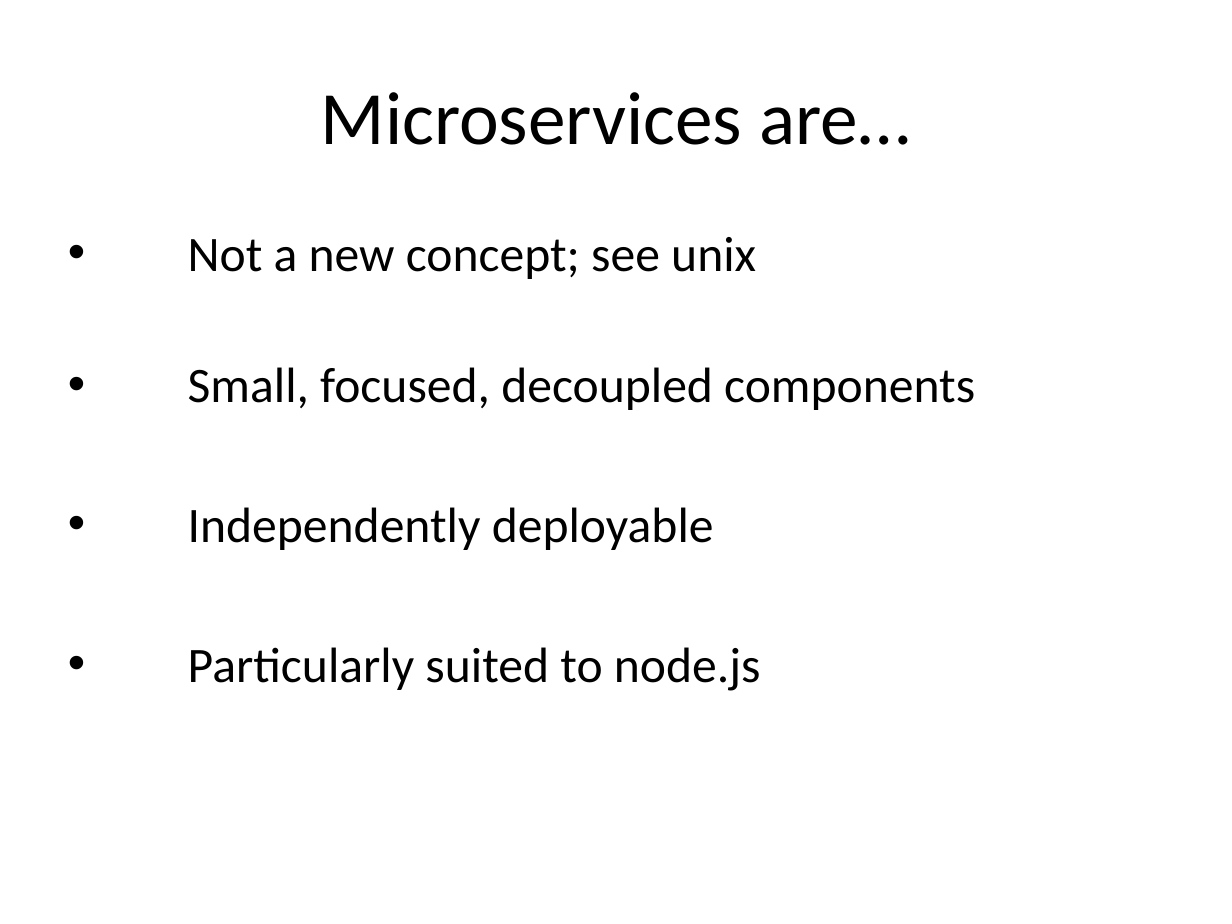
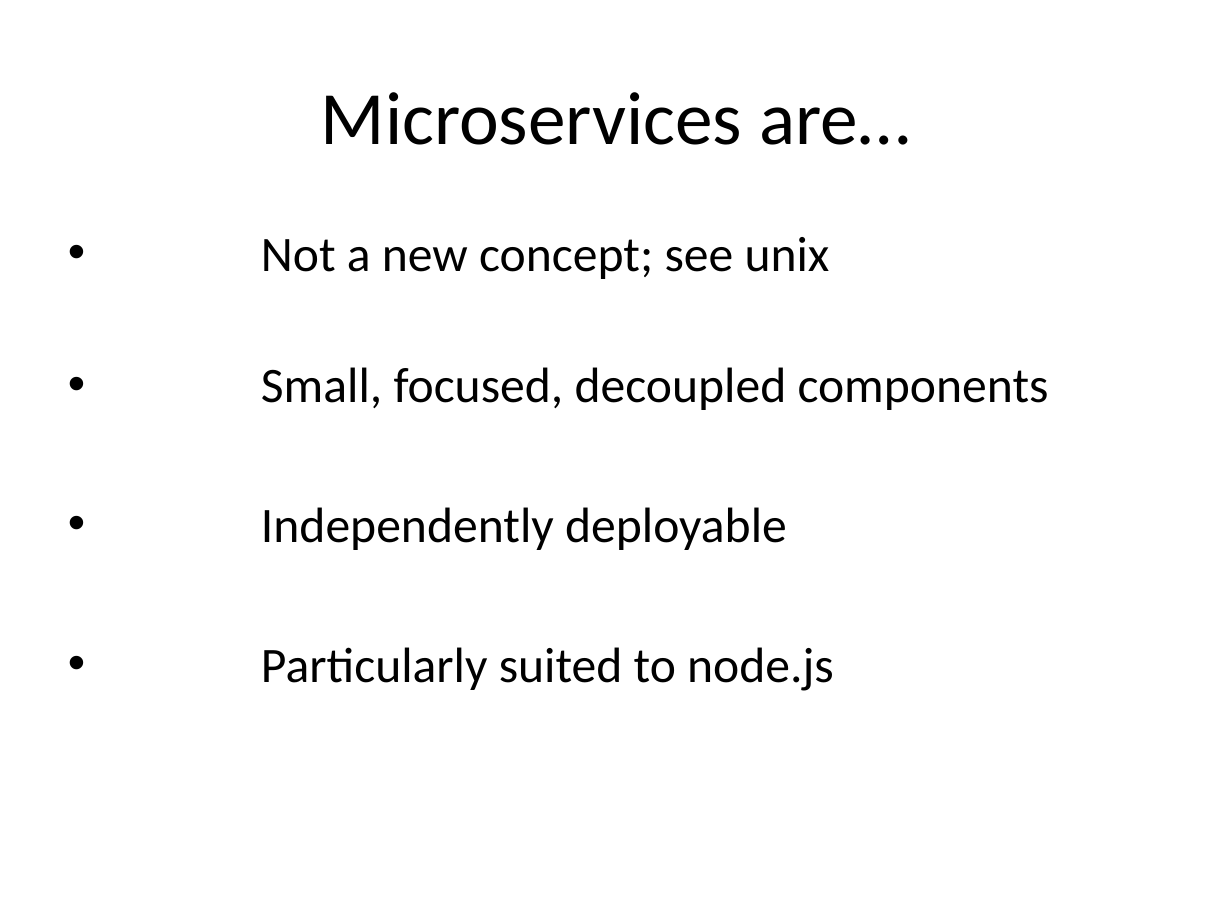
Before and after one commit to nearform/developing-microservices, a slide deck: slide 2 of assets/presentation.pptx. Drawn at 1232x924 pixels with LibreOffice and Linux fonts; fonts in the diff are those of the drawing; background and template pictures are left out. Boxes give left, top, right and bottom in pixels: in the first picture for what was removed or moved away, otherwise in the second. Text is boxed around its words. In the diff, an @@ line names an element or a change of style, - is before the commit and + after.

```diff
--- a/assets/presentation.pptx
+++ b/assets/presentation.pptx
@@ text "Not a new concept; see ..." at [261,237,1049,691]: indent changed @@
```
Also in this commit, not shown: 13 other slides changed.
